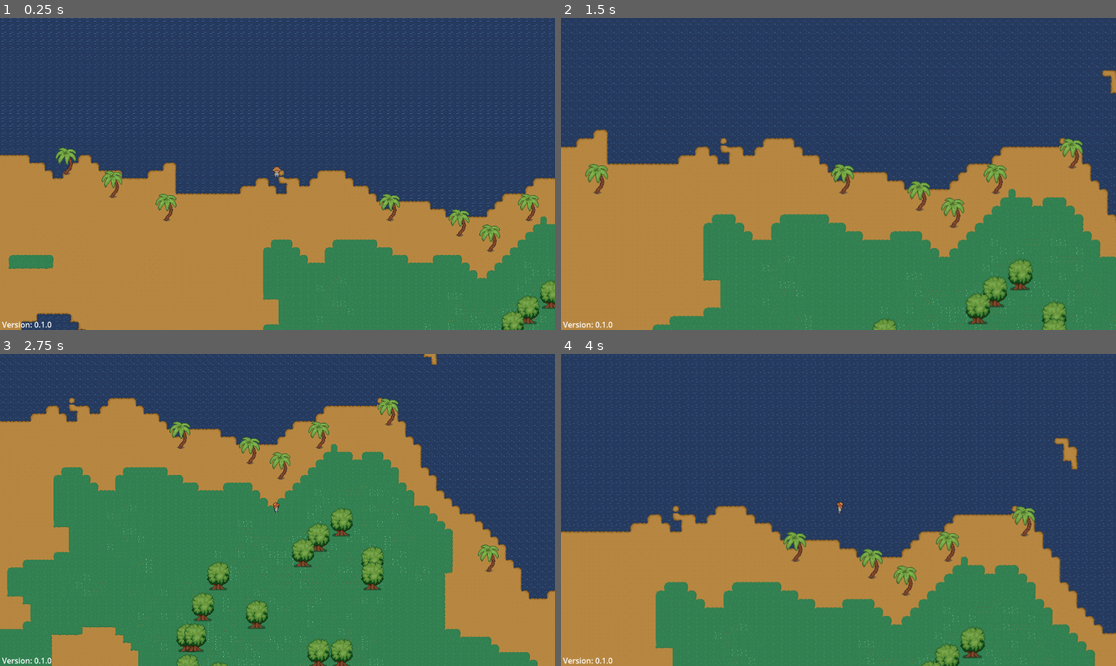
Above: before the commit, frames 1-4 (two rows, left to right).
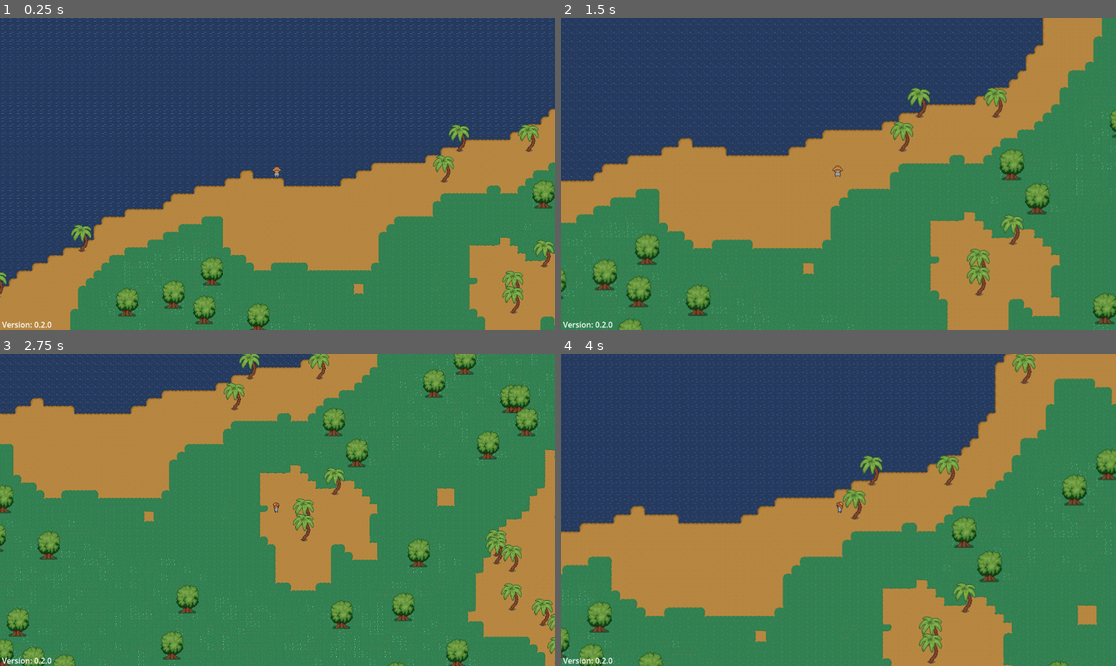
Above: after the commit, the same moments.

Repository: twiederk/PirateGame
Game: Godot game, scene res://world/proc_gen_world.tscn
Two runs of this game, one before a commit and one after it. Both use one fixed random seed, a clock stepped at 60 frames per second and the inputs below.
Inputs (mouse positions are in pixels of both pictures, inside the frame that each line leads up to):
- Up to frame 1 (0.25 s): no input
- Up to frame 2 (1.5 s): tap Enter at 0.5 s; move the mouse to (960, 158) at 0.52 s; press the mouse at (960, 158) at 0.53 s; hold D (right) 0.53-1.28 s; move the mouse to (727, 189) at 1.27 s; release the mouse at (727, 189) at 1.28 s; hold S (down) from 1.28 s (still down); tap Mouse wheel up (zoom_in) at 1.35 s
- Up to frame 3 (2.75 s): move the mouse to (333, 441) at 2.02 s; release S (down) at 2.03 s; hold D (right) from 2.03 s (still down); tap Mouse wheel down (zoom_out) at 2.1 s
- Up to frame 4 (4 s): move the mouse to (810, 572) at 2.77 s; release D (right) at 2.78 s; hold W (up) 2.78-3.53 s; click (810, 572) at 2.85 s; move the mouse to (1005, 556) at 3.52 s; hold A (left) from 3.53 s (still down); tap Mouse wheel up (zoom_in) at 3.6 s

The runs differ from the first frame. In frame 1, 34% of the frame differs, in the area x 0-100%, y 28-100%; in frame 2, 44%; in frame 3, 51%, in the area x 0-100%, y 0-100%; in frame 4, 45%.

Commit message:
Version 0.2.0
 Use different seed for every world generation
 Support arrow key for movement
 Add quit game feature

Diff:
--- a/godot4/project.godot
+++ b/godot4/project.godot
@@ -11,7 +11,7 @@
 [application]
 
 config/name="PirateGame"
-config/version="0.1.0"
+config/version="0.2.0"
 run/main_scene="uid://dhptvycu3kb8x"
 config/features=PackedStringArray("4.6", "Forward Plus")
 config/icon="res://icon.svg"
@@ -41,21 +41,25 @@
 left={
 "deadzone": 0.5,
 "events": [Object(InputEventKey,"resource_local_to_scene":false,"resource_name":"","device":-1,"window_id":0,"alt_press …(191 unchanged characters)…
+, Object(InputEventKey,"resource_local_to_scene":false,"resource_name":"","device":-1,"window_id":0,"alt_pressed":false,"shift_pressed":false,"ctrl_pressed":false,"meta_pressed":false,"pressed":false,"keycode":0,"physical_keycode":4194319,"key_label":0,"unicode":0,"location":0,"echo":false,"script":null)
 ]
 }
 right={
 "deadzone": 0.5,
 "events": [Object(InputEventKey,"resource_local_to_scene":false,"resource_name":"","device":-1,"window_id":0,"alt_press …(192 unchanged characters)…
+, Object(InputEventKey,"resource_local_to_scene":false,"resource_name":"","device":-1,"window_id":0,"alt_pressed":false,"shift_pressed":false,"ctrl_pressed":false,"meta_pressed":false,"pressed":false,"keycode":0,"physical_keycode":4194321,"key_label":0,"unicode":0,"location":0,"echo":false,"script":null)
 ]
 }
 up={
 "deadzone": 0.5,
 "events": [Object(InputEventKey,"resource_local_to_scene":false,"resource_name":"","device":-1,"window_id":0,"alt_press …(192 unchanged characters)…
+, Object(InputEventKey,"resource_local_to_scene":false,"resource_name":"","device":-1,"window_id":0,"alt_pressed":false,"shift_pressed":false,"ctrl_pressed":false,"meta_pressed":false,"pressed":false,"keycode":0,"physical_keycode":4194320,"key_label":0,"unicode":0,"location":0,"echo":false,"script":null)
 ]
 }
 down={
 "deadzone": 0.5,
 "events": [Object(InputEventKey,"resource_local_to_scene":false,"resource_name":"","device":-1,"window_id":0,"alt_press …(192 unchanged characters)…
+, Object(InputEventKey,"resource_local_to_scene":false,"resource_name":"","device":-1,"window_id":0,"alt_pressed":false,"shift_pressed":false,"ctrl_pressed":false,"meta_pressed":false,"pressed":false,"keycode":0,"physical_keycode":4194322,"key_label":0,"unicode":0,"location":0,"echo":false,"script":null)
 ]
 }
 zoom_in={
@@ -73,6 +77,11 @@
 "events": [Object(InputEventMouseButton,"resource_local_to_scene":false,"resource_name":"","device":-1,"window_id":0,"a …(253 unchanged characters)…
 ]
 }
+quit={
+"deadzone": 0.2,
+"events": [Object(InputEventKey,"resource_local_to_scene":false,"resource_name":"","device":-1,"window_id":0,"alt_pressed":false,"shift_pressed":false,"ctrl_pressed":false,"meta_pressed":false,"pressed":false,"keycode":0,"physical_keycode":4194305,"key_label":0,"unicode":0,"location":0,"echo":false,"script":null)
+]
+}
 
 [physics]
 
--- a/godot4/world/proc_gen_world.gd
+++ b/godot4/world/proc_gen_world.gd
@@ -1,28 +1,35 @@
 class_name ProcGenWorld
 extends Node2D
 
-@onready var tile_map = $TileMap
 
 @export var noise_texture : NoiseTexture2D
 @export var tree_noise_texture : NoiseTexture2D
+@export var seed_value: int = 0
+
 
 var width : int = 300
 var height : int =  300
 
+
 var noise : Noise
 var tree_noise : Noise
+
 
 var water_tile_atlas = Vector2i(0,1)
 var tree_atlas = Vector2i(12,2)
 var tree_atlas2 = Vector2i(15,6)
 
-#TERRAIN ARR
+
 var sand_arr = []
 var grass_arr = []
 var dirt_arr = []
 var cliff_arr = []
 
-#LAYERS
+var random_grass_atlas_arr = [Vector2i(1, 0), Vector2i(2, 0), Vector2i(3, 0), Vector2i(4, 0), Vector2i(5, 0)]
+
+
+@onready var tile_map = $TileMap
+@onready var camera_2d = $Player/Camera2D
 @onready var water_layer: TileMapLayer = $TileMap/water_layer
 @onready var ground_layer: TileMapLayer = $TileMap/ground_layer
 @onready var ground_2_layer: TileMapLayer = $TileMap/ground2_layer
@@ -30,21 +37,20 @@
 @onready var environment_layer: TileMapLayer = $TileMap/environment_layer
 
 
-var random_grass_atlas_arr = [Vector2i(1,0),Vector2i(2,0),Vector2i(3,0),Vector2i(4,0),Vector2i(5,0)]
-@onready var camera_2d = $Player/Camera2D
-
-
 func _ready() -> void:
 	if not OS.has_feature("editor"):
 		get_window().mode = Window.MODE_EXCLUSIVE_FULLSCREEN
+
 	noise = noise_texture.noise
 	tree_noise = tree_noise_texture.noise
-	generate_world()
+
+	_generate_world()
 
 
-func generate_world() -> void:
+func _generate_world() -> void:
 	var noise_val: float
 	var tree_noise_val: float
+	_generate_seed()
 
 	@warning_ignore("integer_division")
 	for x in range(-width/2, width/2):
@@ -83,6 +89,14 @@
 	ground_layer.set_cells_terrain_connect(grass_arr, 1,0)
 	cliff_layer.set_cells_terrain_connect(cliff_arr, 4,0)
 
+
+func _generate_seed() -> void:
+	if seed_value == 0:
+		seed_value = randi()
+	noise.seed = seed_value
+	tree_noise.seed = seed_value
+
+
 func _input(_event):
 	if Input.is_action_just_pressed("zoom_in"):
 		var zoom_val =camera_2d.zoom.x + 0.1
@@ -92,5 +106,6 @@
 		var zoom_val =camera_2d.zoom.x - 0.1
 		if zoom_val == 0:
 			zoom_val =camera_2d.zoom.x - 0.2
-
 		camera_2d.zoom = Vector2(zoom_val, zoom_val)
+	elif Input.is_action_just_pressed("quit"):
+		get_tree().quit(0)
Not shown, added: godot4/export_presets.cfg
Not shown: 1 places in godot4/gui/version_widget.tscn that only renumber resources
Not shown: 1 places in godot4/world/proc_gen_world.tscn that only renumber resources
Not shown, changed: .gitignore
